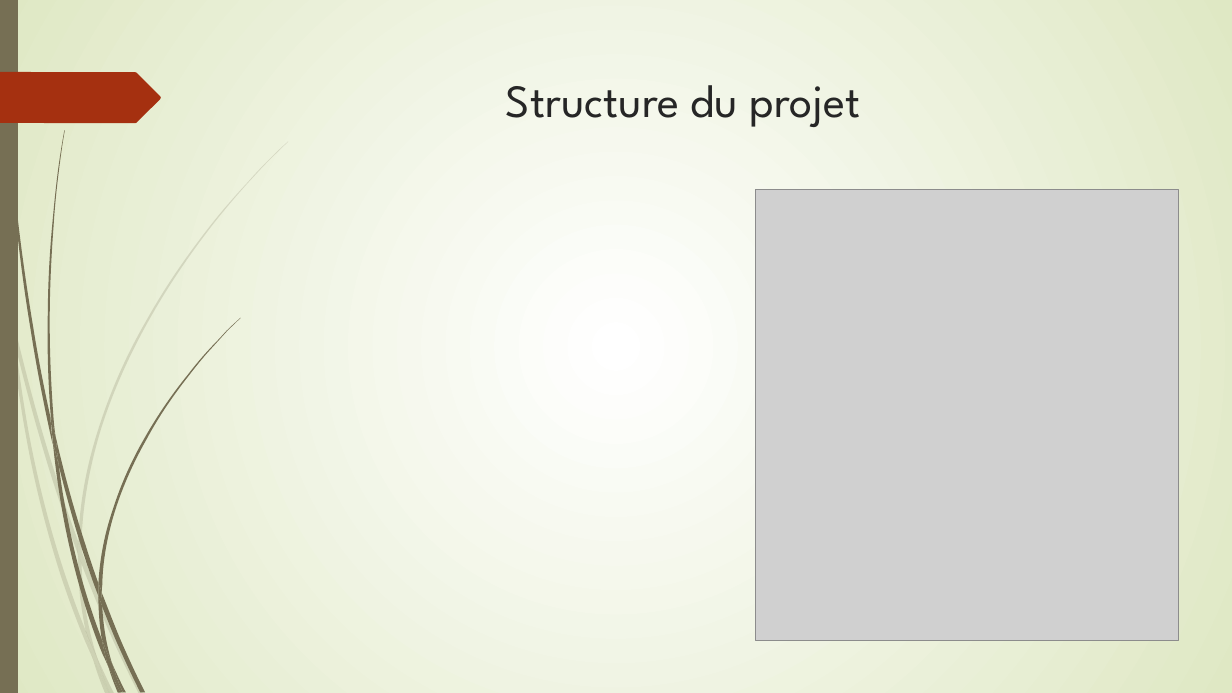
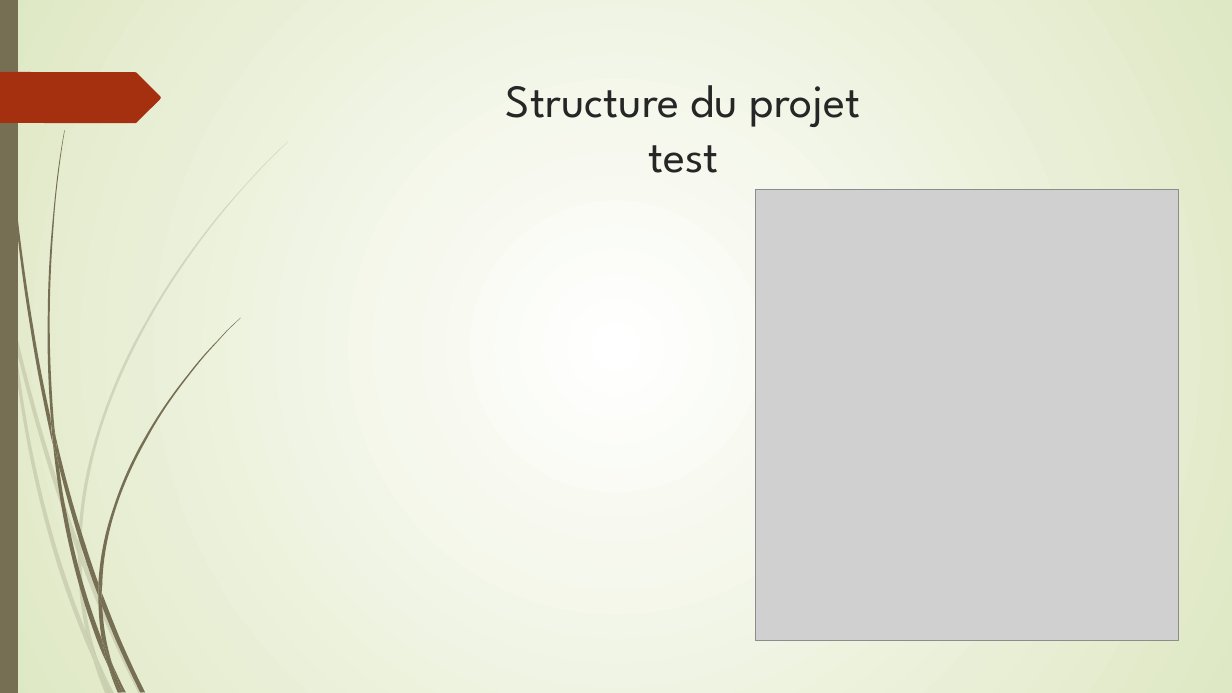
Before and after one commit to battilanah/presentation, a slide deck: slide 3 of presentation.odp. Drawn at 1232x693 pixels with LibreOffice and Linux fonts; fonts in the diff are those of the drawing; grey boxes stand for pictures. Boxes give left, top, right and bottom in pixels: in the first picture for what was removed or moved away, otherwise in the second. Text is boxed around its words. In the diff, an @@ line names an element or a change of style, - is before the commit and + after.

```diff
--- a/presentation.odp
+++ b/presentation.odp
@@ title at (506, 85, 861, 173): text changed @@
-Structure du projet
+Structure du projet
+test
```
Also in this commit, not shown: 1 other file.
